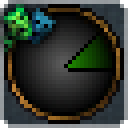
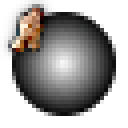
Two versions of the same layered image (128 × 128). Layer-by-layer changes:
hid "culture_integrated.png" over <box>0,0,60,60</box>
showed "Clergy.png" over <box>0,0,60,60</box>
hid "secondary2 g", painted on it over <box>0,0,128,128</box>
